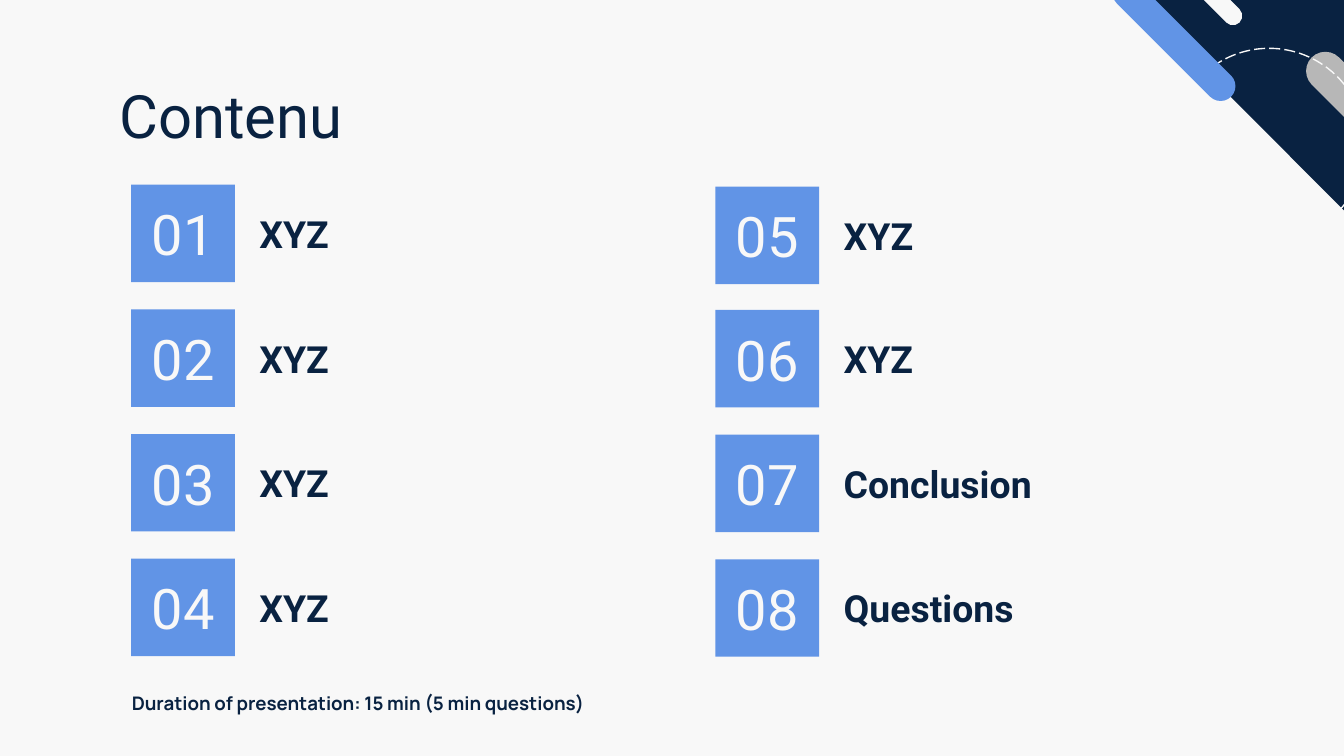
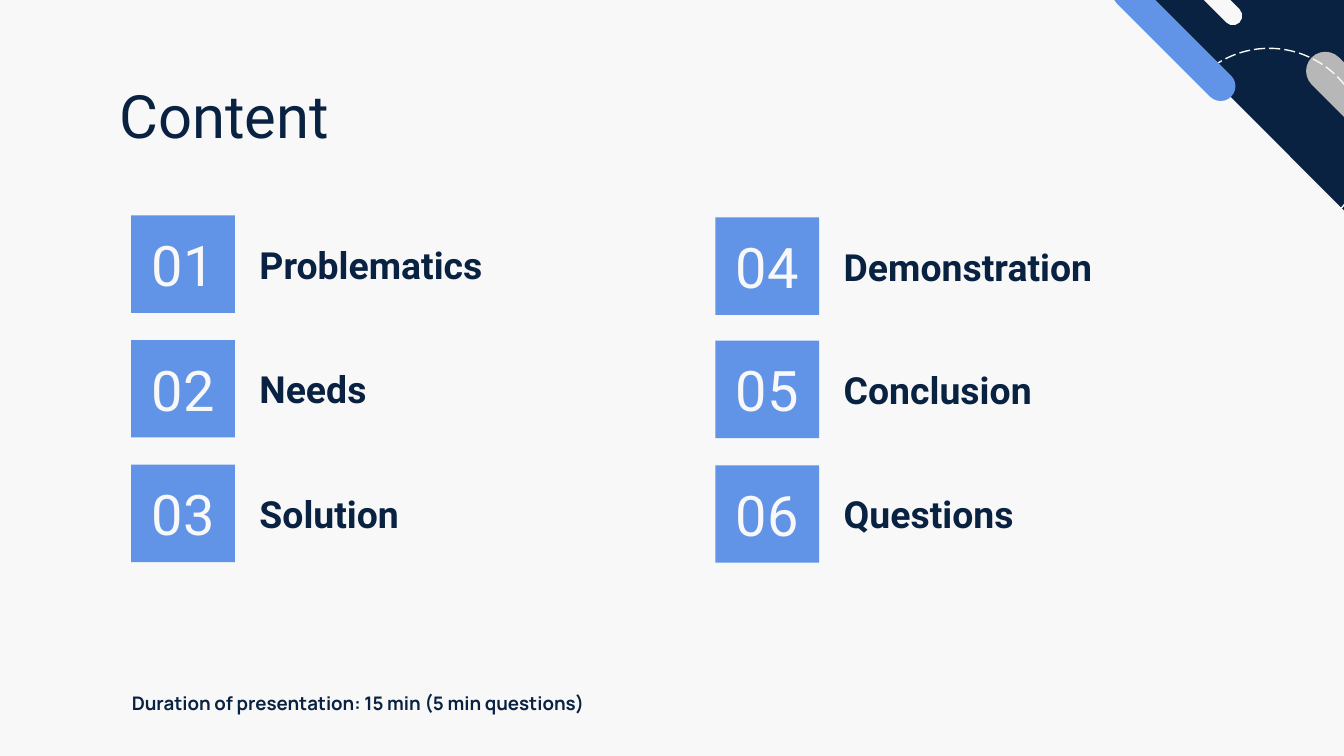
Before and after one commit to Hoferlukaslh/ScholarLog, a slide deck: slide 2 of Documentation/LHO - M5 - Présentation.pptx. Drawn at 1344x756 pixels with LibreOffice and Linux fonts; fonts in the diff are those of the drawing. Boxes give left, top, right and bottom in pixels: in the first picture for what was removed or moved away, otherwise in the second. Text is boxed around its words. In the diff, an @@ line names an element or a change of style, - is before the commit and + after.

```diff
--- a/Documentation/LHO - M5 - Présentation.pptx
+++ b/Documentation/LHO - M5 - Présentation.pptx
@@ title at box(119, 95, 329, 139): text changed @@
-Contenu
+Content
@@ rectangle "04": place and size @@
-rectangle "04" at box(132, 559, 235, 657)
+rectangle "04" at box(715, 218, 818, 316)
@@ text at box(259, 251, 482, 280): text changed @@
-XYZ
+Problematics
@@ text at box(844, 253, 1092, 282): text changed @@
-XYZ
+Demonstration
@@ rectangle "05": place and size @@
-rectangle "05" at box(715, 187, 818, 285)
+rectangle "05" at box(715, 340, 818, 438)
@@ text "Conclusion": place and size @@
-text "Conclusion" at box(844, 470, 1032, 499)
+text "Conclusion" at box(844, 376, 1032, 405)
@@ text removed at box(844, 346, 913, 373) @@
-XYZ
@@ text at box(259, 375, 366, 404): text changed @@
-XYZ
+Needs
@@ rectangle removed at box(715, 434, 818, 532) @@
-07
@@ 3 rectangles: place and size @@
-3 rectangles at box(132, 184, 235, 532)
+3 rectangles at box(132, 215, 235, 563)
@@ rectangle "06": place and size @@
-rectangle "06" at box(715, 310, 818, 409)
+rectangle "06" at box(715, 465, 818, 563)
@@ text "Questions": place and size @@
-text "Questions" at box(844, 594, 1014, 627)
+text "Questions" at box(844, 500, 1014, 533)
@@ text at box(259, 500, 398, 529): text changed @@
-XYZ
+Solution
@@ rectangle removed at box(715, 559, 818, 657) @@
-08
@@ text removed at box(259, 595, 328, 622) @@
-XYZ
```
Also in this commit, not shown: 4 other slides changed, 6 slides added, 1 slide removed, 2 other files.
